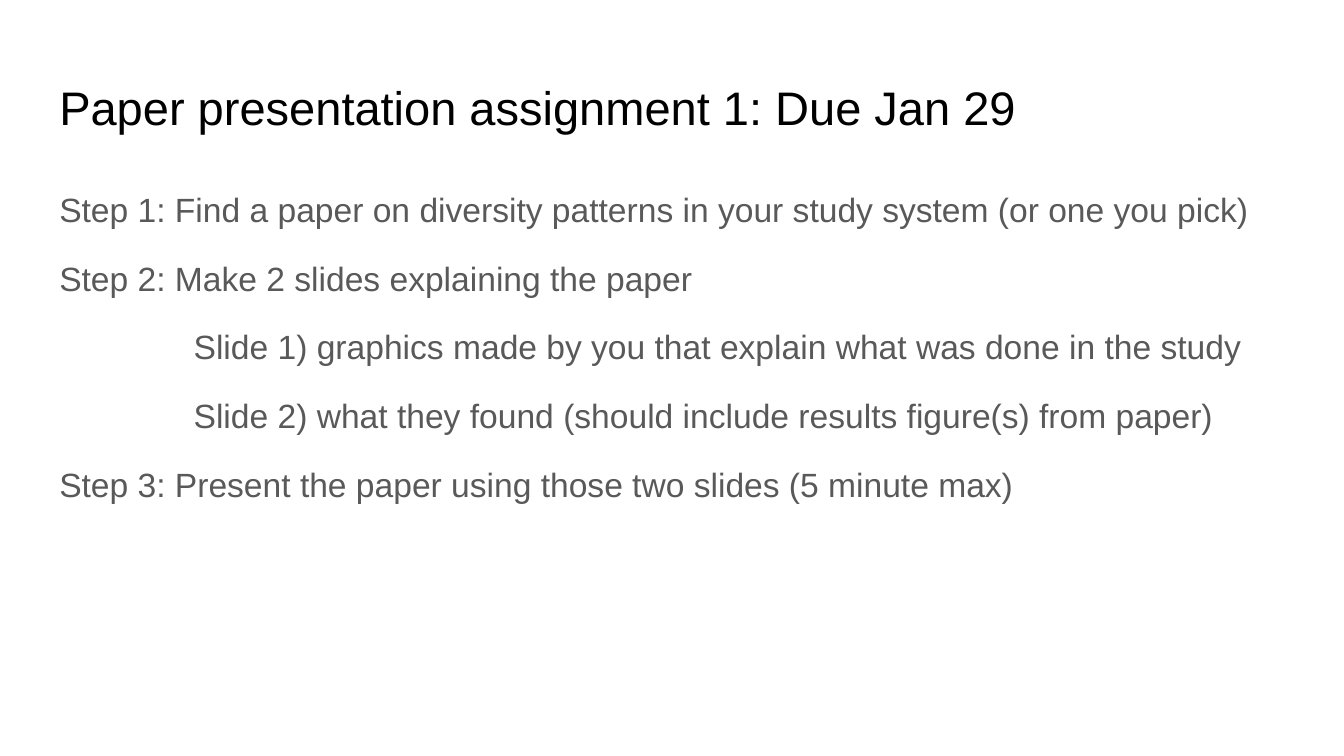
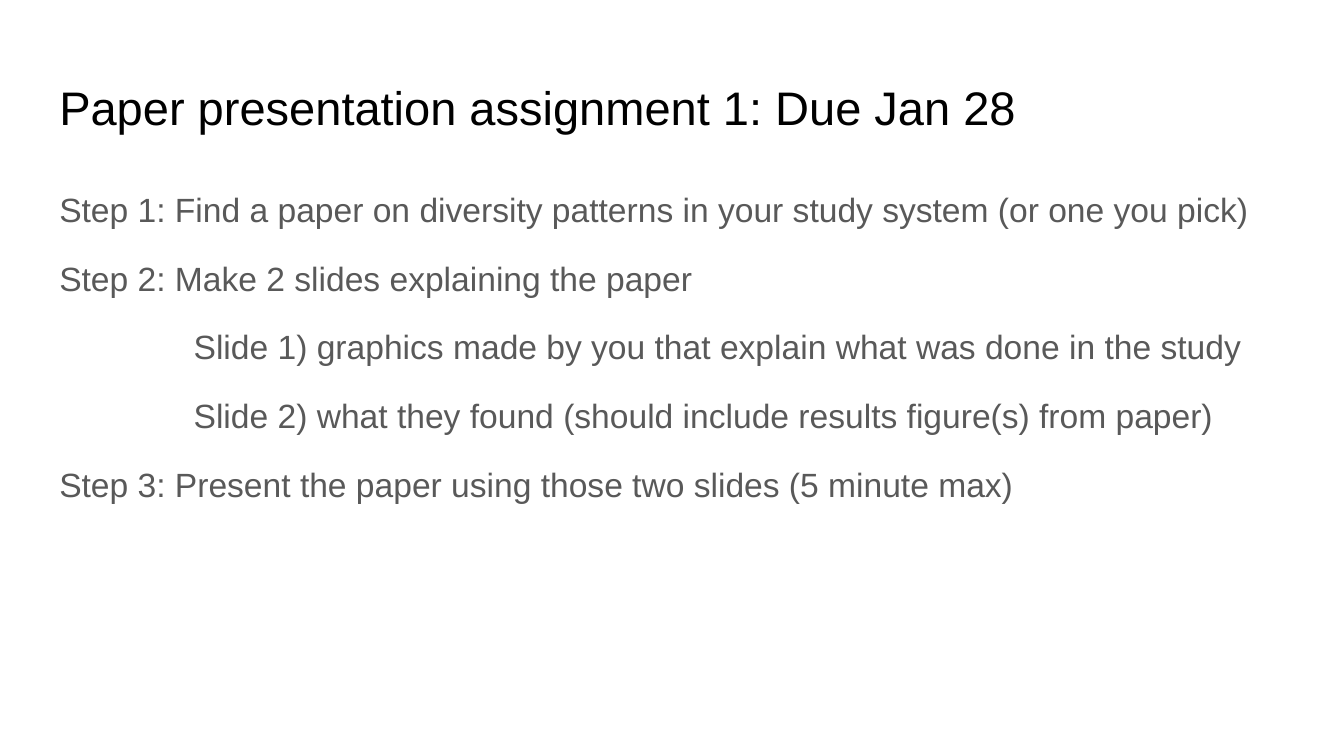
Before and after one commit to bmaitner/Community_ecology_course, a slide deck: slide 8 of lectures/Lecture_01_Intro_to_community_ecology.pptx. Drawn at 1344x756 pixels with LibreOffice and Linux fonts; fonts in the diff are those of the drawing. Boxes give left, top, right and bottom in pixels: in the first picture for what was removed or moved away, otherwise in the second. Text is boxed around its words. In the diff, an @@ line names an element or a change of style, - is before the commit and + after.

```diff
--- a/lectures/Lecture_01_Intro_to_community_ecology.pptx
+++ b/lectures/Lecture_01_Intro_to_community_ecology.pptx
@@ title at <box>59,91,1015,134</box>: text changed @@
-Paper presentation assignment 1: Due Jan 29
+Paper presentation assignment 1: Due Jan 28
```
Also in this commit, not shown: 4 other slides changed, 1 slide added, 1 other file.
